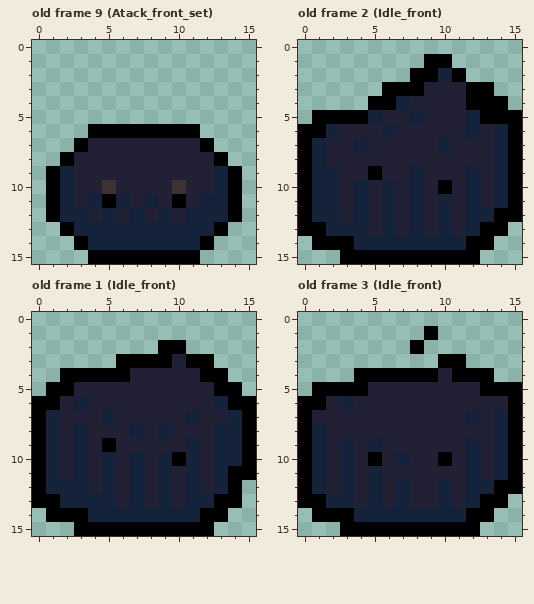
Two versions of one pixel-art file, Assets/.editable/SinLuz1.aseprite. The first picture shows the starting point.
16x16 pixels, 16 frames. Shown: old frame 9 (Atack_front_set), old frame 2 (Idle_front), old frame 1 (Idle_front), old frame 3 (Idle_front). The commit also changed other frames, which this record leaves out.
And afterwards:
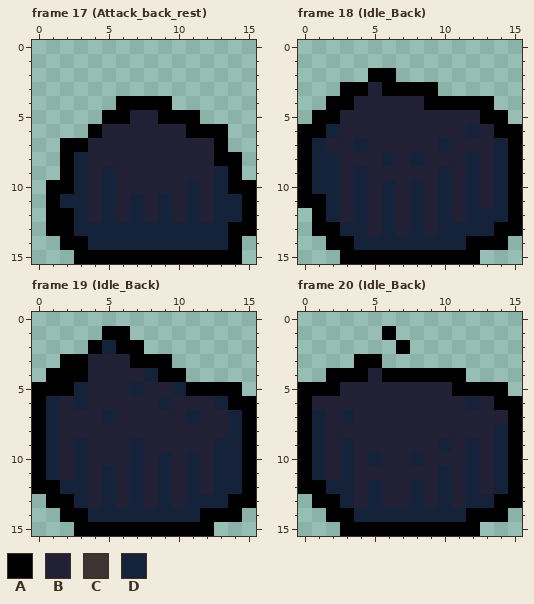
Palette (. is transparent): A #000000  B #222034  C #3d3333  D #14233a
A new or re-ordered frame is compared with the old frame closest to it.
Change:
frames 16 -> 32
Changed rows in their new state; - is an unchanged pixel.
Frame 17 (Attack_back_rest) is new; against old frame 9 (Atack_front_set), layers "eyes", "body":
first column x 1:
 4 -----AAAA------
 5 ----AABBAAA----
 6 ----BBBBBB-AA--
 7 -A---------BA--
 8 --D----------A-
 9 .AD-D----------
10 -AD-D----BD---A
11 --DBDBDBDBDB-DA
12 -A---------B-DA
13 A-----------DAA
14 -A---------DDA-
15 --A--------AAA-
Frame 18 (Idle_Back) is new; against old frame 2 (Idle_front), layers "eyes", "body":
first column x 0:
 1 ---------..-----
 2 -----AA-....----
 3 ---AAB---A....--
 4 --AABBBB-AAA--.-
 5 ---BBB--B---B--.
 6 ------B-------A-
 8 --D---D-D---D---
 9 ----DB--B-D-----
10 ----------D-----
11 -A--------------
12 .A------------D-
13 .-A--------D-D-A
14 -.------------A-
Frame 19 (Idle_Back) is new; against old frame 1 (Idle_front), layers "eyes", "body":
first column x 0:
 1 -----AA---------
 2 ----ADAA-..-----
 3 --AABBB---...---
 4 -A--BBB-DAA...--
 5 A--D---D--DAA---
 6 -D-------D------
 8 ---B---B-B---B--
 9 -----B-D---B----
10 -----B----B-----
11 --------------D-
12 -A------------DA
13 .-A-B--------D-A
14 -.------------A-
Frame 20 (Idle_Back) is new; against old frame 3 (Idle_front), layers "eyes", "body":
first column x 0:
 1 ------A--.------
 2 -------A.-------
 3 ----AA----..----
 4 --AA-B----A-..--
 5 A--BB------AA--.
 6 -B-B--------D-A-
 7 -D-D--------B-B-
 9 -----B----D-----
10 -----D-BD-B-----
11 -----B----D-----
12 -AD----BD----BD-
13 .-A----BD----D-A
14 -.------------A-
Where, in picture pixels (left, top, right, bottom), the same in both pictures:
changed: (46, 96, 256, 264)
changed: (298, 54, 522, 250)
changed: (32, 326, 256, 522)
changed: (298, 326, 522, 522)
